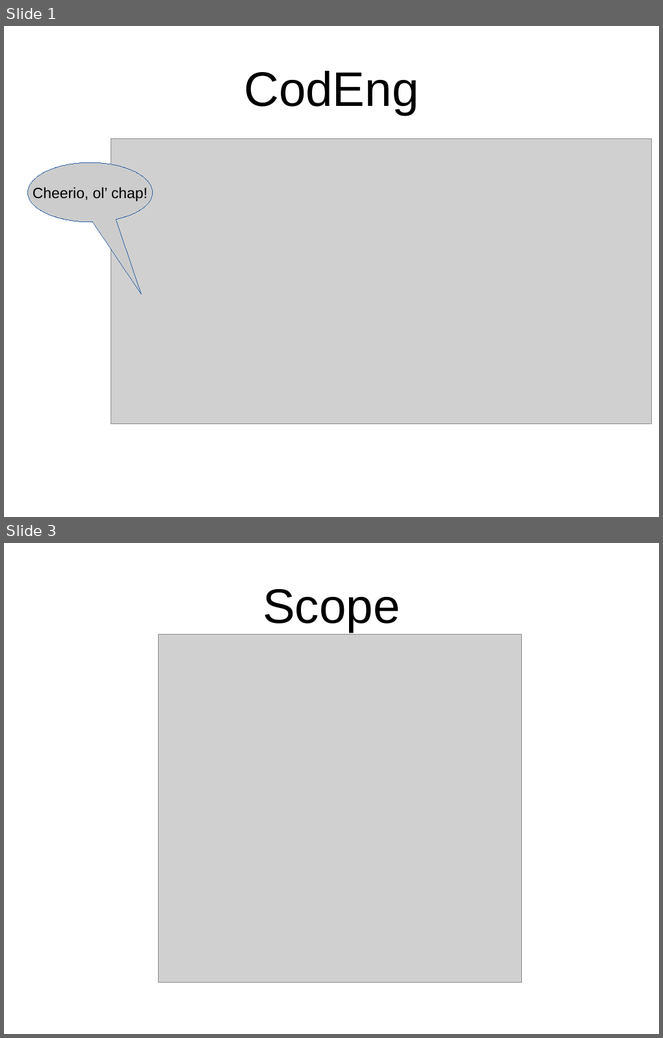
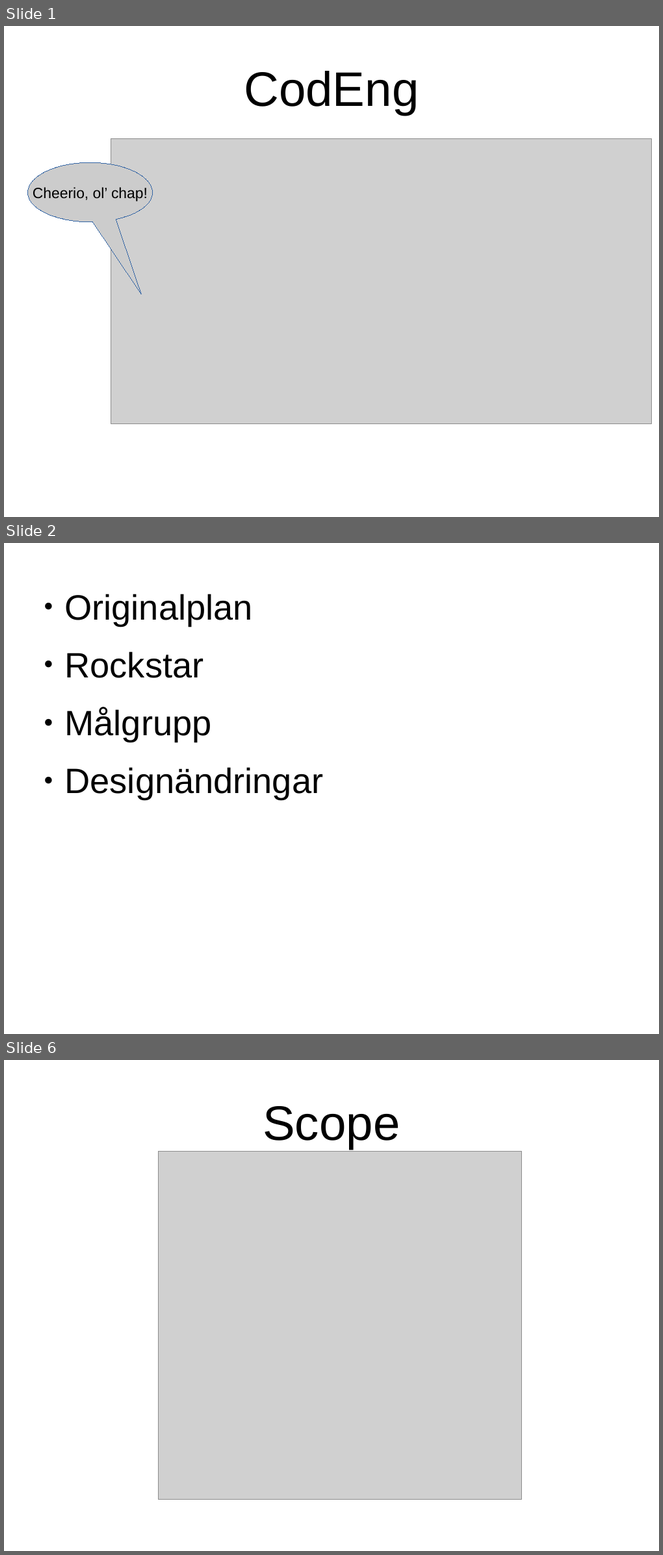
Before and after one commit to stureling/CodEng, a slide deck: doc/presentation/pp.odp. Shown one above the other, each under a label of ours: slides 1 and 3 before the commit, slides 1, 2 and 6 after it; the slides between them are not shown. The pictures are 663x1038 and 663x1555 pixels, drawn with LibreOffice and Linux fonts; fonts in the diff are those of the drawing; grey boxes stand for pictures. Boxes give left, top, right and bottom in pixels: in the first picture for what was removed or moved away, otherwise in the second. Text is boxed around its words. In the diff, an @@ line names an element or a change of style, - is before the commit and + after.

```diff
--- a/doc/presentation/pp.odp
+++ b/doc/presentation/pp.odp
@@ slide 2 added at (4,543,659,1034), background #FFFFFF @@
@@ text added at (65,594,324,800), 42.7 pt, text #000000 @@
+● Originalplan
+● Rockstar
+● Målgrupp
+● Designändringar
@@ what was slide 3 is now slide 6 @@
```
Also in this commit, not shown: 2 slides changed, 3 other slides added, 17 other files.
